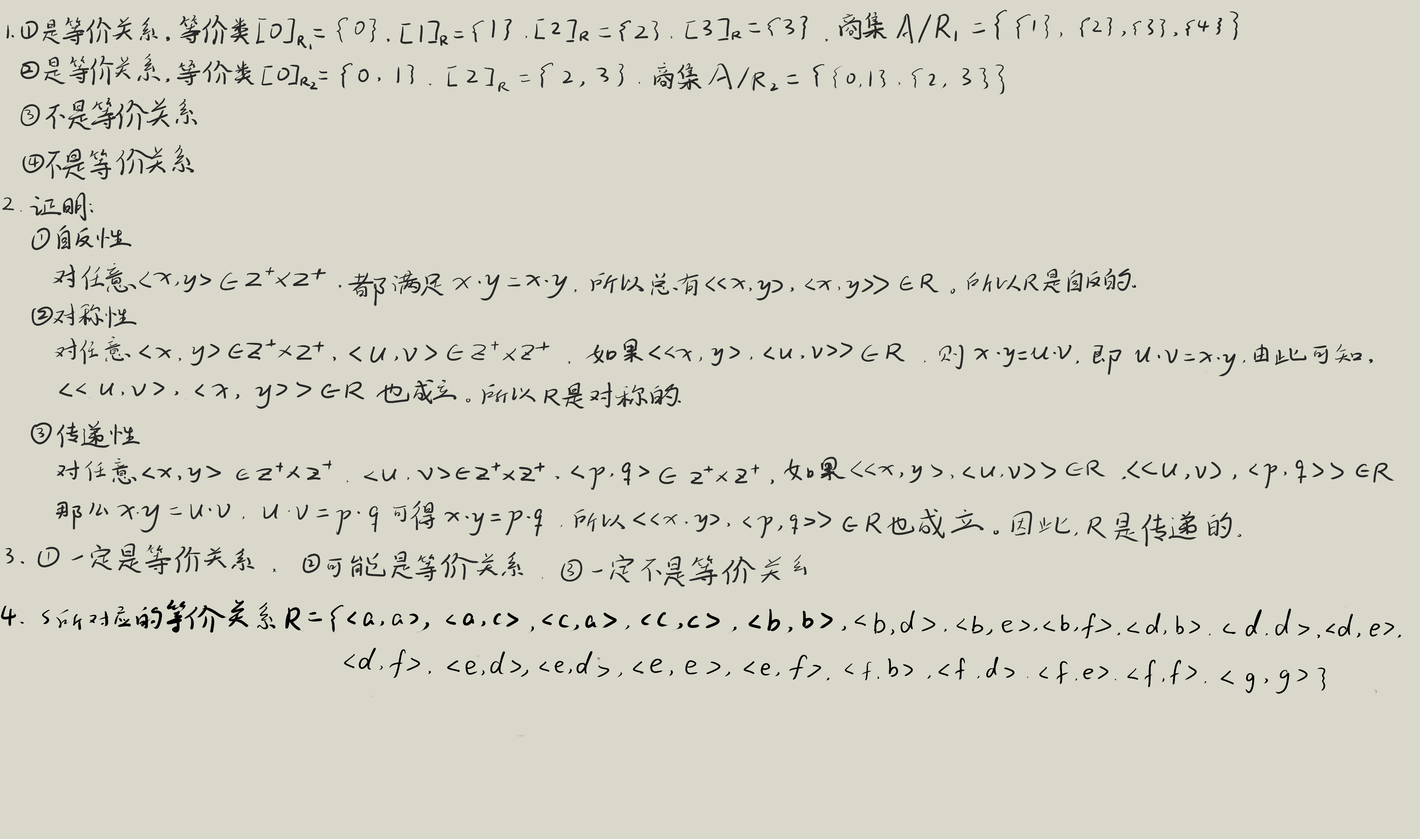
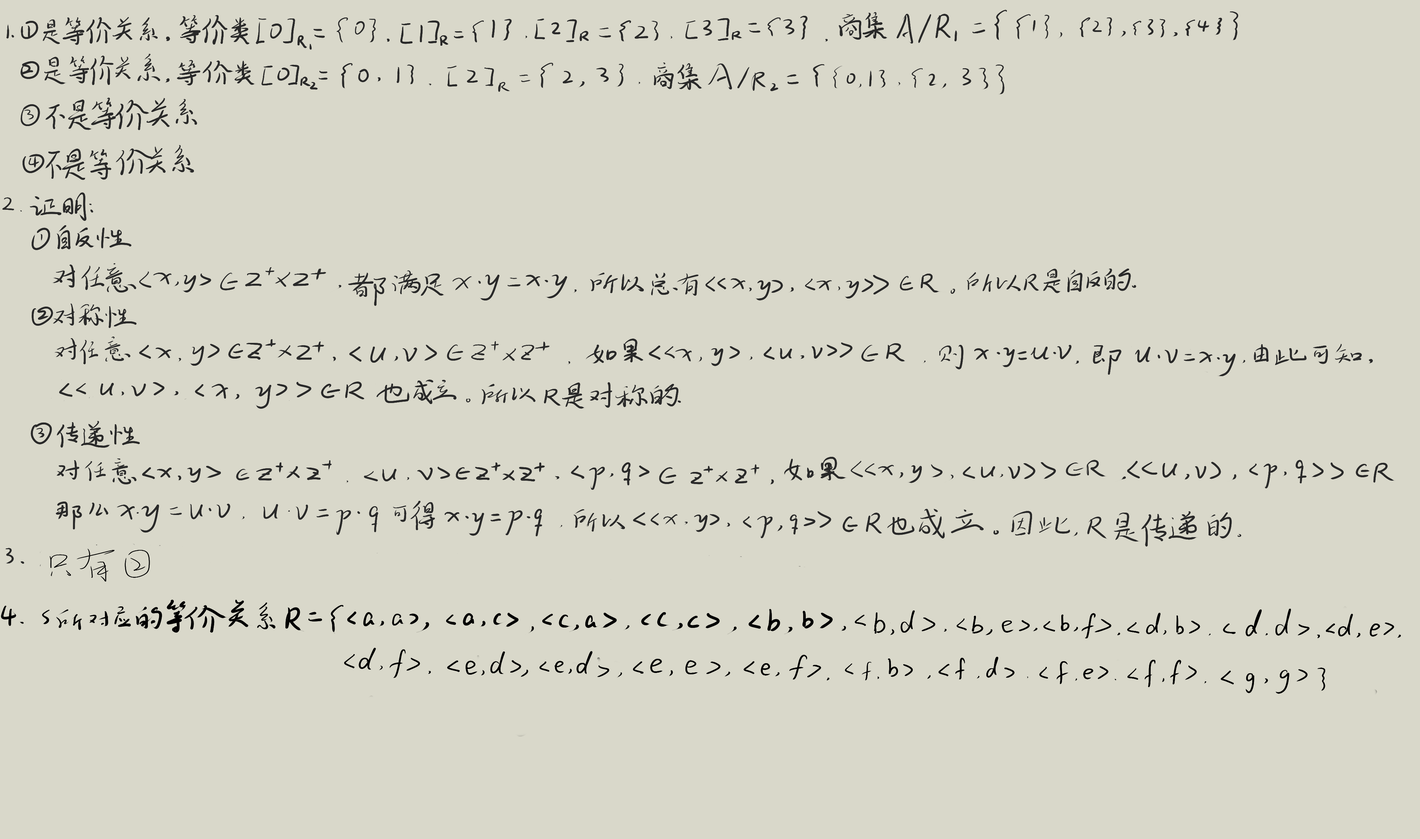
The second 1420x839 image is a revision of the first. Changes to its layers:
painted on "图层" over bbox(37, 543, 807, 587)
